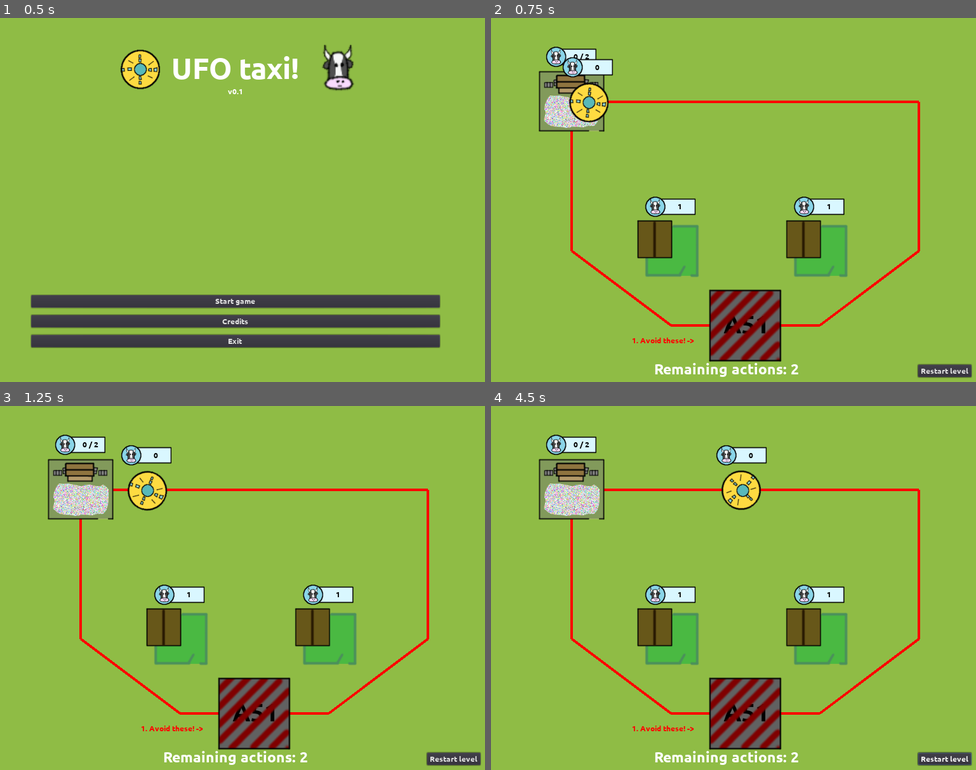
Above: before the commit, frames 1-4 (two rows, left to right).
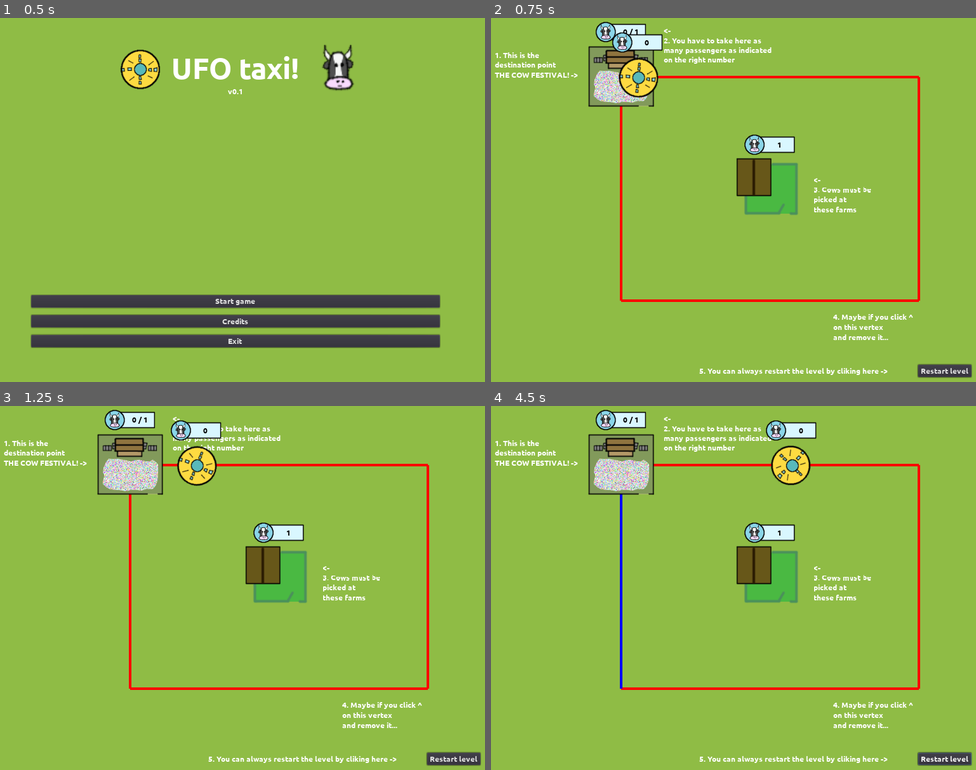
Above: after the commit, the same moments.

Repository: moisesjbc/ufo-taxi
Game: Godot game, scene res://menus/main_menu/main_menu.tscn
Two runs of this game, one before a commit and one after it. Both use one fixed random seed, a clock stepped at 60 frames per second and the inputs below.
Inputs (mouse positions are in pixels of both pictures, inside the frame that each line leads up to):
- Up to frame 1 (0.5 s): no input
- Up to frame 2 (0.75 s): click "Start game" at 0.5 s
- Up to frame 3 (1.25 s): no input
- Up to frame 4 (4.5 s): click "Restart level" at 1.25 s; click "Restart level" at 2 s; click "Restart level" at 2.75 s; move the mouse to (840, 562) at 3.52 s; click (840, 562) at 3.67 s; move the mouse to (626, 598) at 4.27 s; click (626, 598) at 4.42 s

Frame 1 is identical in both runs. In frame 2, 19% of the frame differs, in the area x 0-89%, y 1-99%; in frame 3, 20%; in frame 4, 21%.

Commit message:
player_train scene renamed as player

Diff:
--- a/godot-project/gameplay/area_51/area_51.gd
+++ b/godot-project/gameplay/area_51/area_51.gd
@@ -5,5 +5,5 @@
 	# On first iteration of level, area 51 is not on its final position and
 	# could be colliding with the player. We add a small "cooldown" timer
 	# for avoiding killing the player at the begining ;-)
-	if $cooldown_timer.time_left <= 0 and body.name == 'player_train':
+	if $cooldown_timer.time_left <= 0 and body.name == 'player':
 		body.die()
--- a/godot-project/gameplay/destination_area/destination_area.gd
+++ b/godot-project/gameplay/destination_area/destination_area.gd
@@ -19,7 +19,7 @@
 
 
 func _on_destination_area_body_entered(body):
-	if body.name == 'player_train':
+	if body.name == 'player':
 		passengers_left += body.n_passengers
 		body.leave_passengers()
 		update_passengers_label()
--- a/godot-project/gameplay/main/main.gd
+++ b/godot-project/gameplay/main/main.gd
@@ -8,7 +8,7 @@
 
 
 func _ready():
-	set_current_level(3)
+	set_current_level(0)
 
 
 func _on_railtrack_warning_added(text):
--- a/godot-project/gameplay/main/main.tscn
+++ b/godot-project/gameplay/main/main.tscn
@@ -3,7 +3,7 @@
 [ext_resource path="res://gameplay/main/main.gd" type="Script" id=1]
 [ext_resource path="res://gameplay/warning_label/warning_label.tscn" type="PackedScene" id=2]
 [ext_resource path="res://gameplay/main/levels/0.gd" type="Script" id=3]
-[ext_resource path="res://gameplay/player_train/player_train.tscn" type="PackedScene" id=4]
+[ext_resource path="res://gameplay/player/player.tscn" type="PackedScene" id=4]
 [ext_resource path="res://gameplay/railtrack/railtrack.tscn" type="PackedScene" id=5]
 [ext_resource path="res://gameplay/destination_area/destination_area.tscn" type="PackedScene" id=6]
 [ext_resource path="res://menus/level_win_menu/level_win_menu.tscn" type="PackedScene" id=7]
@@ -22,7 +22,7 @@
 
 [node name="railtrack" parent="." instance=ExtResource( 5 )]
 
-[node name="player_train" parent="railtrack" instance=ExtResource( 4 )]
+[node name="player" parent="railtrack" instance=ExtResource( 4 )]
 position = Vector2( -323.269, -1.12244 )
 z_index = 1
 
@@ -214,10 +214,10 @@
 visible = false
 [connection signal="game_over" from="." to="." method="_on_main_game_over"]
 [connection signal="n_remaining_actions_updated" from="railtrack" to="." method="_on_railtrack_n_remaining_actions_updated"]
-[connection signal="node_added" from="railtrack" to="railtrack/player_train" method="_on_railtrack_node_added"]
-[connection signal="node_removed" from="railtrack" to="railtrack/player_train" method="_on_railtrack_node_removed"]
+[connection signal="node_added" from="railtrack" to="railtrack/player" method="_on_railtrack_node_added"]
+[connection signal="node_removed" from="railtrack" to="railtrack/player" method="_on_railtrack_node_removed"]
 [connection signal="warning_added" from="railtrack" to="." method="_on_railtrack_warning_added"]
-[connection signal="game_over" from="railtrack/player_train" to="." method="_on_player_train_game_over"]
+[connection signal="game_over" from="railtrack/player" to="." method="_on_player_train_game_over"]
 [connection signal="all_passengers_left" from="destination_area" to="." method="_on_destination_area_all_passengers_left"]
 [connection signal="continue_pressed" from="gui/level_win_menu" to="." method="_on_level_win_menu_continue_pressed"]
 [connection signal="button_down" from="gui/restart_level_button" to="." method="_on_restart_level_button_button_down"]
--- a/godot-project/gameplay/pickup_area/pickup_area.gd
+++ b/godot-project/gameplay/pickup_area/pickup_area.gd
@@ -6,7 +6,7 @@
 	update_label()
 
 func _on_pickup_area_body_entered(body):
-	if body.name == 'player_train' and has_passengers:
+	if body.name == 'player' and has_passengers:
 		has_passengers = false
 		update_label()
 		body.pick_passenger()
--- a/godot-project/gameplay/player_train/player_train.tscn
+++ b/godot-project/gameplay/player/player.tscn
@@ -1,14 +1,14 @@
 [gd_scene load_steps=6 format=2]
 
-[ext_resource path="res://gameplay/player_train/player_train.gd" type="Script" id=1]
-[ext_resource path="res://gameplay/player_train/ufo_body.png" type="Texture" id=2]
-[ext_resource path="res://gameplay/player_train/ufo_head.png" type="Texture" id=3]
+[ext_resource path="res://gameplay/player/player.gd" type="Script" id=1]
+[ext_resource path="res://gameplay/player/ufo_body.png" type="Texture" id=2]
+[ext_resource path="res://gameplay/player/ufo_head.png" type="Texture" id=3]
 [ext_resource path="res://gameplay/cow_label/cow_counter.tscn" type="PackedScene" id=4]
 
 [sub_resource type="CircleShape2D" id=1]
 radius = 39.3773
 
-[node name="player_train" type="KinematicBody2D"]
+[node name="player" type="KinematicBody2D"]
 script = ExtResource( 1 )
 
 [node name="sprite_body" type="Sprite" parent="."]
--- a/godot-project/gameplay/railtrack/railtrack.gd
+++ b/godot-project/gameplay/railtrack/railtrack.gd
@@ -17,7 +17,7 @@
 func reset(nodes, n_remaining_actions):
 	self.nodes = nodes.duplicate()
 	self.n_remaining_actions = n_remaining_actions
-	player = $player_train
+	player = $player
 	player.reset(self)
 	var destination_area = get_node('/root/main/railtrack/destination_area')
 	emit_signal("n_remaining_actions_updated", n_remaining_actions)
Renamed: godot-project/gameplay/player_train/player_train.gd -> godot-project/gameplay/player/player.gd
Renamed: godot-project/gameplay/player_train/ufo_body.png -> godot-project/gameplay/player/ufo_body.png
Not shown, changed: godot-project/gameplay/player/ufo_body.png.import
Renamed: godot-project/gameplay/player_train/ufo_head.png -> godot-project/gameplay/player/ufo_head.png
Not shown, changed: godot-project/gameplay/player/ufo_head.png.import
